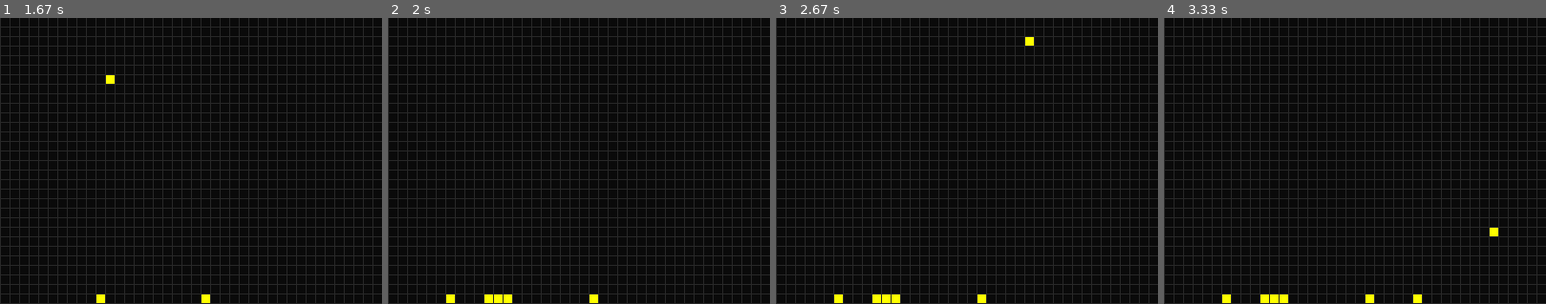
Above: before the commit, frames 1-4 (left to right).
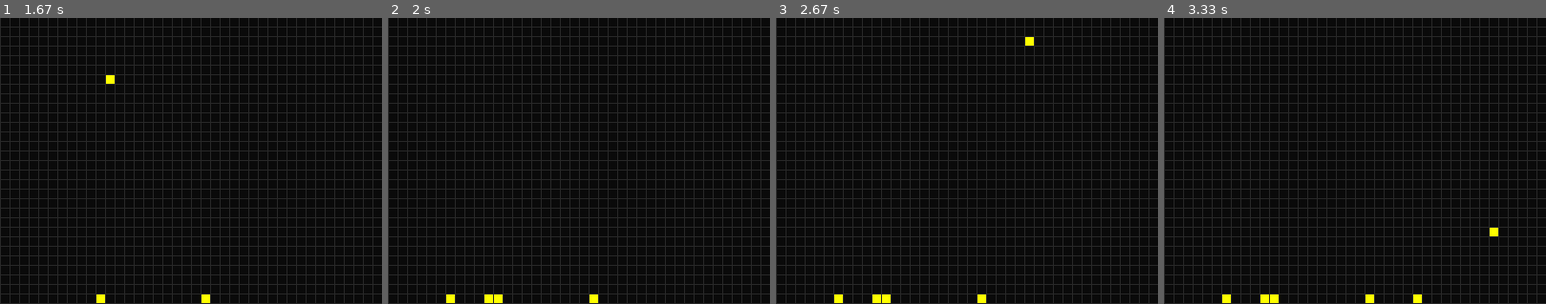
Above: after the commit, the same moments.

Repository: OB97/Pygame_Automata
Game: pygame game, started from sand.py
Two runs of this game, one before a commit and one after it. Both use one fixed random seed, a clock stepped at 60 frames per second and the inputs below.
Inputs (mouse positions are % of the whole screen's width and height, from its top left):
- Up to frame 1 (1.67 s): click (50, 50) at 0.38 s; click (26, 51) at 0.72 s; click (65, 15) at 1.05 s; click (52, 16) at 1.38 s
- Up to frame 2 (2 s): click (45, 76) at 1.75 s
- Up to frame 3 (2.67 s): click (88, 88) at 2.25 s; click (70, 42) at 2.58 s
- Up to frame 4 (3.33 s): click (81, 48) at 3.08 s
The pictures show only the part of the screen within x 37-87%, y 50-100%; the shares and areas given below are measured in that part.

Frame 1 is identical in both runs. In frame 2, less than 0.1% of the frame differs, in the area x 30-33%, y 96-100%; in frame 3, less than 0.1%; in frame 4, less than 0.1%.

Commit message:
Added move_status function, rewrote update function

Diff:
--- a/sand.py
+++ b/sand.py
@@ -5,11 +5,10 @@
 import pygame
 import numpy as np
 
-# Set Colour Values
+# Set Constant Values
 COLOR_BG = (10, 10, 10)
 COLOR_GRID = (40, 40, 40)
-COLOR_DIE_NEXT = (255, 255, 0)
-COLOR_ALIVE_NEXT = (255, 255, 0)
+COLOR_SAND = (255, 255, 0)
 
 SCREEN = pygame.display.set_mode((800, 600))
 EMPTY_GRID = np.zeros((60, 80))
@@ -23,34 +22,45 @@
     # Iterate over 2D 'cells' array
     for row, col in np.ndindex(cells.shape):
         # 'color' is BG if the cell is empty, or else it starts to change
-        color = COLOR_BG if cells[row, col] == 0 else COLOR_ALIVE_NEXT
+        color = COLOR_BG if cells[row, col] == 0 else COLOR_SAND
 
-        # If current cell is filled, check space underneath and update values
+        # If current cell is not empty
         if cells[row, col] == 1:
             # If inside matrix (avoid off-screen click error)
             if row < len(cells) - 1 and col < len(cells[row]) - 1:
                 # If cell directly underneath is empty
-                if cells[row+1, col] == 0:
+                if move_status(cells, row, col) == 1:
                     updated_cells[row, col] = 0
-                    updated_cells[row+1, col] = 1
-                    color = COLOR_DIE_NEXT
-                # If the cells diagonal under current cell are empty
-                if cells[row+1, col+1] == 0 or cells[row+1, col-1] == 0:
-                    # Right diagonal cell
-                    if cells[row+1, col+1] == 0 and not cells[row+1, col-1] == 0:
+                    updated_cells[row + 1, col] = 1
+                    color = COLOR_SAND
+                # Left diagonal
+                elif move_status(cells, row, col) == 2:
+                    updated_cells[row, col] = 0
+                    updated_cells[row + 1, col - 1] = 1
+                    color = COLOR_SAND
+                # Right Diagonal
+                elif move_status(cells, row, col) == 3:
+                    updated_cells[row, col] = 0
+                    updated_cells[row + 1, col + 1] = 1
+                    color = COLOR_SAND
+                # Right AND Left are empty
+                else:
+                    rand = np.random.rand()
+                    # Move left
+                    if rand <= 0.49:
                         updated_cells[row, col] = 0
-                        updated_cells[row + 1, col+1] = 1
-                        color = COLOR_DIE_NEXT
-                    # Left diagonal cell
-                    if cells[row+1, col-1] == 0 and not cells[row+1, col+1] == 0:
+                        updated_cells[row + 1, col - 1] = 1
+                        color = COLOR_SAND
+                    # Move right
+                    else:
                         updated_cells[row, col] = 0
-                        updated_cells[row+1, col-1] = 1
-                        color = COLOR_DIE_NEXT
-
-                else:  # If cell under is not empty, the current cell stays alive
+                        updated_cells[row + 1, col + 1] = 1
+                        color = COLOR_SAND
+                # If no moves available, stay filled
+                if move_status(cells, row, col) == 0:
                     updated_cells[row, col] = 1
-                    color = COLOR_ALIVE_NEXT
-            # If outside of matrix (want cells to collect at the bottom of the matrix, avoid collection on the side)
+                    color = COLOR_SAND
+            # Outside of matrix
             else:
                 if row < len(cells) - 1:  # If col is outside matrix, current cell is left blank
                     updated_cells[row, col] = 0
@@ -61,6 +71,36 @@
         pygame.draw.rect(screen, color, (col * size, row * size, size - 1, size - 1))
 
     return updated_cells
+
+
+# Neighbour Checker
+def move_status(cells, row, col):
+    result = -1
+
+    # Define neighbours of passed in cell
+    under = cells[row + 1, col]
+    left = cells[row + 1, col - 1]
+    right = cells[row + 1, col + 1]
+
+    # No moves
+    if under == 1 and left == 1 and right == 1:
+        result = 0
+    # Moves
+    else:
+        # Move down
+        if under == 0:
+            result = 1
+        # Move left or right
+        elif left == 0 and right == 0:
+            result = 4
+        # Move left
+        elif left == 0 and right == 1:
+            result = 2
+        # Move right
+        elif left == 1 and right == 0:
+            result = 3
+
+    return result
 
 
 # Main Function
Not shown, changed: README.md
